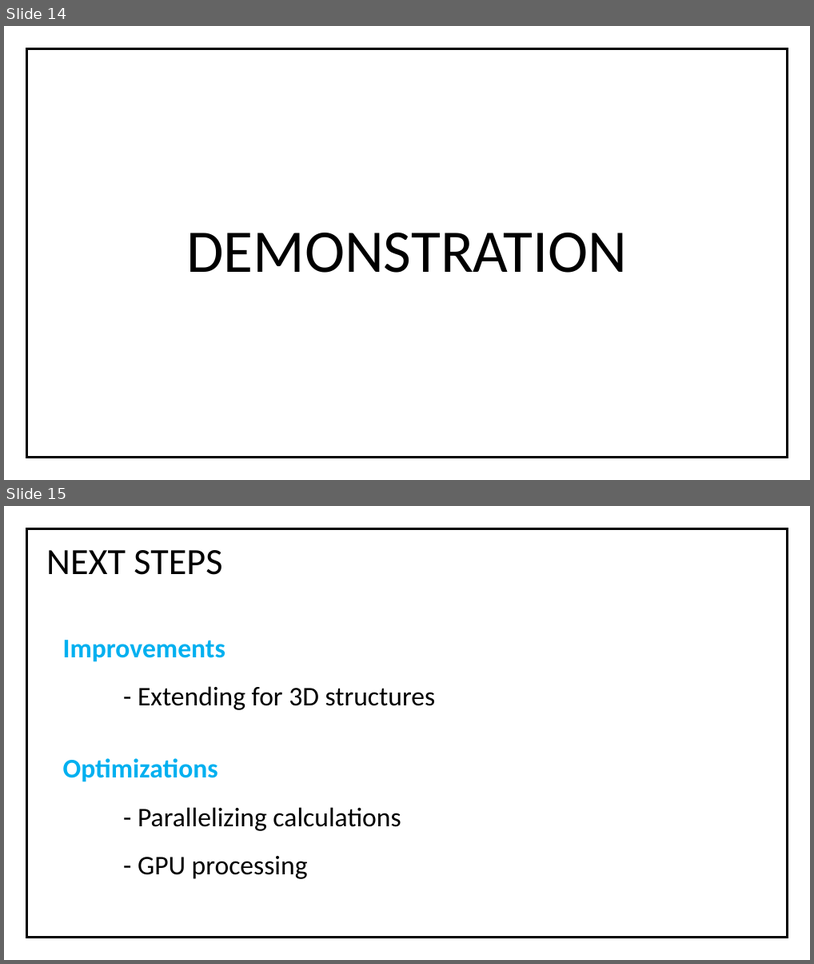
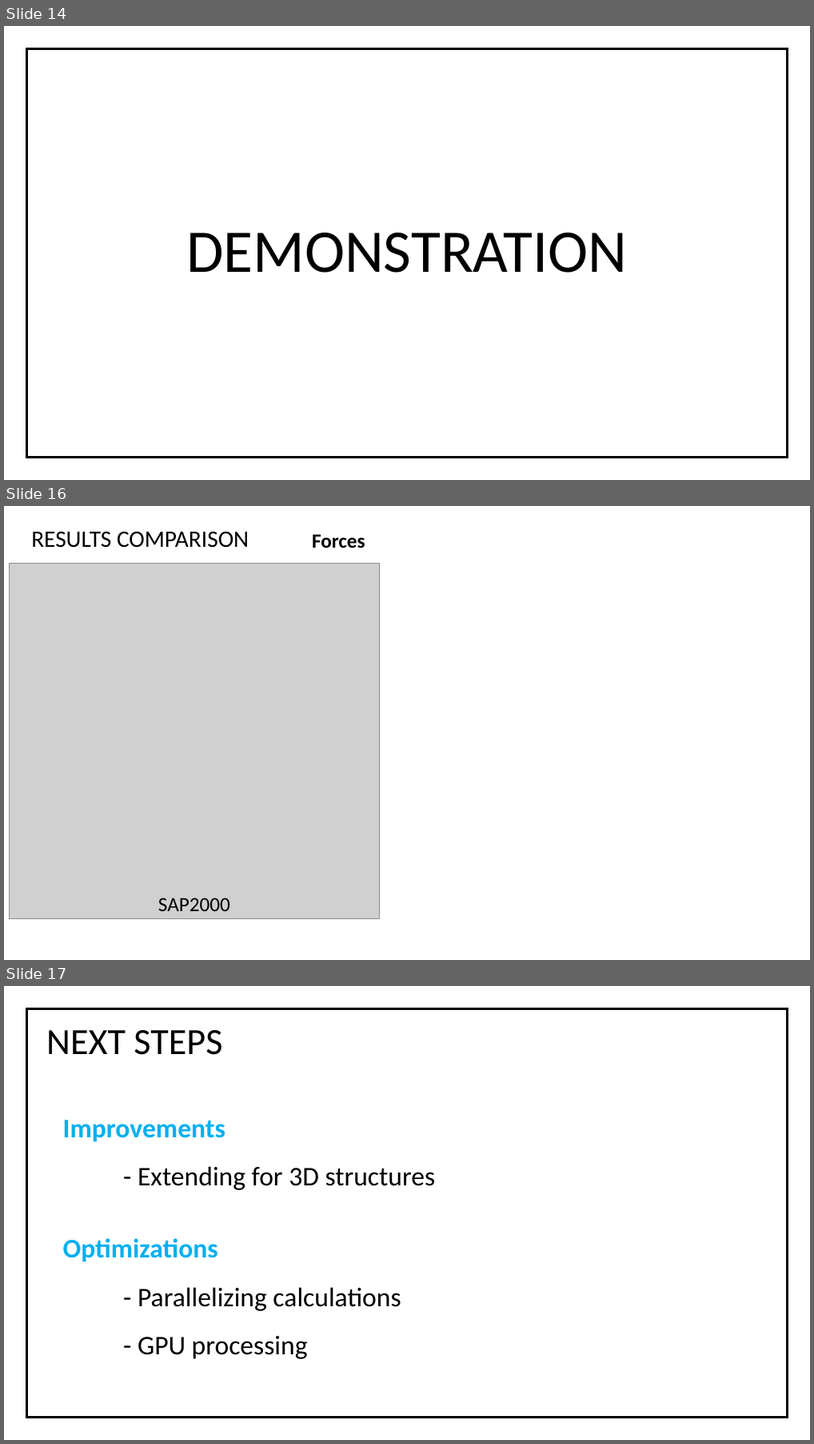
Before and after one commit to imsuneth/FEM, a slide deck: Documentations/Mid evaluation presentation/FINITE ELEMENT BASED STRUCTURAL ANALYSIS.pptx. Shown one above the other, each under a label of ours: slides 14 and 15 before the commit, slides 14, 16 and 17 after it; the slides between them are not shown. The pictures are 814x964 and 814x1444 pixels, drawn with LibreOffice and Linux fonts; fonts in the diff are those of the drawing; grey boxes stand for pictures. Boxes give left, top, right and bottom in pixels: in the first picture for what was removed or moved away, otherwise in the second. Text is boxed around its words. In the diff, an @@ line names an element or a change of style, - is before the commit and + after.

```diff
--- a/Documentations/Mid evaluation presentation/FINITE ELEMENT BASED STRUCTURAL ANALYSIS.pptx
+++ b/Documentations/Mid evaluation presentation/FINITE ELEMENT BASED STRUCTURAL ANALYSIS.pptx
@@ slide 16 added at (x1=4, y1=506, x2=810, y2=960), background #FFFFFF @@
@@ text added at (x1=31, y1=532, x2=249, y2=548), 28 pt, text #000000 @@
+RESULTS COMPARISON
@@ text added at (x1=312, y1=534, x2=366, y2=548), 24 pt, text #000000, bold @@
+Forces
@@ picture added at (x1=9, y1=563, x2=380, y2=918) @@
@@ text added at (x1=158, y1=897, x2=230, y2=911), 24 pt, text #000000 @@
+SAP2000
@@ what was slide 15 is now slide 17 @@
```
Also in this commit, not shown: 8 slides changed, 1 other slide added, 6 other files.
